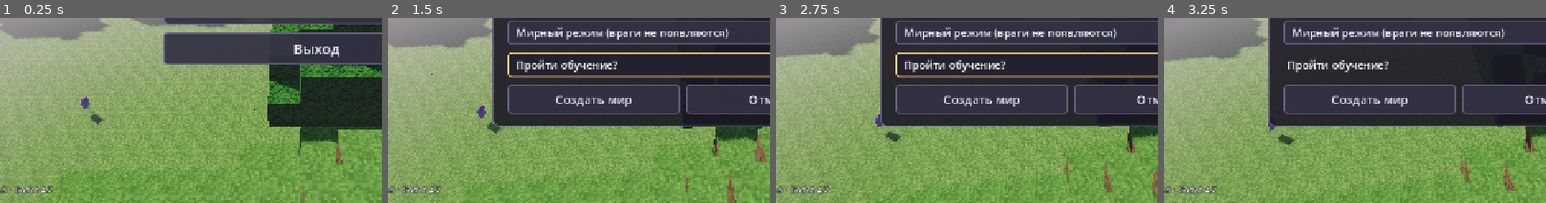
Above: before the commit, frames 1-4 (left to right).
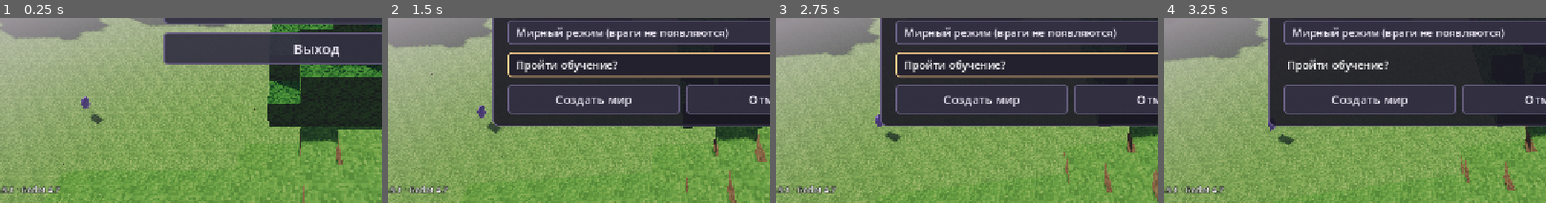
Above: after the commit, the same moments.

Repository: Dre1km0ns/sonnaya-stroyka
Game: Godot game, scene res://scenes/main_menu.tscn
The game is run twice, just before and just after one commit, with the same random seed, the same clock (stepped at 60 frames per second) and the same inputs.
Inputs (mouse positions are % of the whole screen's width and height, from its top left):
- Up to frame 1 (0.25 s): no input
- Up to frame 2 (1.5 s): click "Играть" at 0.5 s; click (50, 39) at 1.27 s; type "12" at 1.35 s
- Up to frame 3 (2.75 s): tap Enter at 2 s; move the mouse to (72, 36) at 2.02 s; hold D (move_right) from 2.03 s (still down); tap Q (anchor_place) at 2.1 s; click (72, 36) at 2.17 s; tap Space (jump) at 2.27 s
- Up to frame 4 (3.25 s): release D (move_right) at 2.75 s; drag from (30, 48) to (45, 65) at 2.77 s
The pictures show only the part of the screen within x 11-61%, y 50-100%; the shares and areas given below are measured in that part.

The runs differ from the first frame. In frame 1, 0.4% of the frame differs, in the area x 2-16%, y 90-95%; in frame 2, 0.4%; in frame 3, 0.4%; in frame 4, 0.4%.

Commit message:
v0.9.1: Kenney pickaxe, pixel crack masks and moon migration

Diff:
--- a/project.godot
+++ b/project.godot
@@ -1,9 +1,9 @@
 ; Engine configuration file.
-; Godot 4.7 — Сонная стройка (Dream Building) v0.9 caves, depth 30, flowing water, split inventories, bed/pillow, lathe, boss «Анаконда»
+; Godot 4.7 — Сонная стройка (Dream Building) v0.9.1 caves, depth 30, flowing water, split inventories, bed/pillow, lathe, boss «Анаконда»
 config_version=5
 
 [application]
-config/name="Сонная стройка v0.9"
+config/name="Сонная стройка v0.9.1"
 config/use_custom_user_dir=true
 config/custom_user_dir_name="sonnaya_stroyka"
 config/description="Dual-world sandbox: build in Dream, anchor what survives into Wake."
--- a/scripts/block_tex.gd
+++ b/scripts/block_tex.gd
@@ -310,19 +310,7 @@
 	st.begin(Mesh.PRIMITIVE_TRIANGLES)
 	var head := "stone" if kind.ends_with("2") else "planks"
 	if kind.begins_with("pickaxe"):
-		var steel := kind.ends_with("2")
-		var texture := "tool_stone" if steel else "tool_wood"
-		_mesh_part(st,"tool_wood",Vector3(-0.045,-0.5,-0.045),Vector3(0.09,0.86,0.09))
-		_mesh_part(st,"log",Vector3(-0.058,-0.49,-0.058),Vector3(0.116,0.065,0.116))
-		# Joined angled beams: a continuous curved pick-head, never floating stair fragments.
-		for sign_x in [-1.0,1.0]:
-			var curve := [Vector3(0,0.35,0),Vector3(sign_x*0.18,0.36,0),Vector3(sign_x*0.33,0.29,0),Vector3(sign_x*0.45,0.10,0)]
-			for i in range(3):
-				_tool_segment(st,texture,curve[i],curve[i+1],0.11-i*0.023,0.14 if steel else 0.11)
-
-		_mesh_part(st,texture,Vector3(-0.08,0.26,-0.07),Vector3(0.16,0.12,0.14))
-		for y in [0.2,0.23]:
-			_mesh_part(st,"planks",Vector3(-0.07,y,-0.07),Vector3(0.14,0.017,0.14))
+		return _kenney_pickaxe_mesh(kind.ends_with("2"))
 
 	else:
 		_mesh_part(st,"log",Vector3(-0.04,-0.4,-0.04),Vector3(0.08,0.24,0.08))
@@ -334,8 +322,31 @@
 	return st.commit()
 
 
-static func _tool_segment(st: SurfaceTool,kind: String,a: Vector3,b: Vector3,thick: float,depth: float) -> void:
-	var direction := b-a
-	var part := cube_mesh(kind,Vector3(direction.length()+0.045,thick,depth))
-	var basis := Basis(Vector3.BACK,atan2(direction.y,direction.x))
-	st.append_from(part,0,Transform3D(basis,(a+b)*0.5))
+# Ready-made CC0 geometry: Kenney / Survival Kit, original GLB kept in assets/models.
+# Only UV/material adaptation and scale/grip translation; no hand-made replacement mesh.
+static func _kenney_pickaxe_mesh(stone: bool) -> ArrayMesh:
+	var source: PackedScene = load("res://assets/models/kenney/pickaxe.glb")
+	var model := source.instantiate()
+	var parts := model.find_children("*","MeshInstance3D",true,false)
+	var source_mesh: Mesh = (model as MeshInstance3D).mesh if model is MeshInstance3D else parts[0].mesh
+	var result := ArrayMesh.new()
+	for surface in range(source_mesh.get_surface_count()):
+		var arrays := source_mesh.surface_get_arrays(surface)
+		var vertices: PackedVector3Array = arrays[Mesh.ARRAY_VERTEX]
+		var uvs := PackedVector2Array()
+		for i in range(vertices.size()):
+			var v := vertices[i]
+			uvs.append(Vector2((v.x+0.013)/0.026,(0.20-v.y)/0.20) if surface==0 else Vector2((v.x+0.09)/0.18,(0.24-v.y)/0.08))
+			vertices[i] = (v-Vector3(0,0.07,0))*4.0
+		arrays[Mesh.ARRAY_VERTEX] = vertices
+		arrays[Mesh.ARRAY_TEX_UV] = uvs
+		result.add_surface_from_arrays(Mesh.PRIMITIVE_TRIANGLES,arrays)
+		var mat := StandardMaterial3D.new()
+		var name := "handle" if surface==0 else ("stone_head" if stone else "wood_head")
+		mat.albedo_texture = load("res://assets/textures/pickaxe_%s.png" % name)
+		mat.texture_filter = BaseMaterial3D.TEXTURE_FILTER_NEAREST
+		mat.albedo_color = Color(0.83,0.83,0.83) if surface==0 else (Color(0.72,0.72,0.72) if stone else Color(0.82,0.82,0.82))
+		mat.roughness = 1.0
+		result.surface_set_material(surface,mat)
+	model.free()
+	return result
--- a/scripts/build_controller.gd
+++ b/scripts/build_controller.gd
@@ -444,6 +444,10 @@
 			tool.position = Vector3(0.02,0.04,-0.12)
 		tool.rotation_degrees = Vector3(-20, 20, -28)
 		tool.scale = Vector3.ONE * 0.6
+		if id.begins_with("pickaxe"):
+			tool.position = Vector3(0.08,-0.16,-0.08)
+			tool.rotation_degrees = Vector3(-12,-24,25)
+			tool.scale = Vector3.ONE*0.58
 		_hand_root.add_child(tool)
 		match id:
 			"pickaxe": _pickaxe_view = tool
--- a/scripts/day_cycle.gd
+++ b/scripts/day_cycle.gd
@@ -14,7 +14,7 @@
 
 const SUN_MAX_ENERGY := 1.15
 ## v0.7: луна ярче — ночью без факелов видно силуэты мира.
-const MOON_MAX_ENERGY := 0.47
+const MOON_MAX_ENERGY := 0.56
 var moon_energy := MOON_MAX_ENERGY
 const MOON_COLOR := Color(0.62, 0.72, 1.0)
 
--- a/scripts/game_state.gd
+++ b/scripts/game_state.gd
@@ -141,7 +141,7 @@
 var last_hint: String = ""
 var awake_time: float = 0.0
 var day_time: float = 0.0
-var moon_energy := 0.47
+var moon_energy := 0.56
 var craft_menu_open: bool = false
 var inventory_open: bool = false
 var paused: bool = false
@@ -296,7 +296,7 @@
 	pillow_open = false
 	_boss_count = 0
 	_hp_regen_cd = 0.0
-	moon_energy = 0.47
+	moon_energy = 0.56
 	day_time = NEW_WORLD_TIME
 	player_hp = PLAYER_MAX_HP
 	_combo_log = []
@@ -1817,6 +1817,7 @@
 		"beacons": beacons,
 		"day_time": day_time,
 		"moon_energy":moon_energy,
+		"moon_revision":1,
 		"selected_anchor": int(selected_anchor),
 		"selected_slot": selected_slot,
 		"item_slots": inv_wake.duplicate(true),
@@ -1878,7 +1879,9 @@
 	clarity = float(data.get("clarity", CLARITY_MAX))
 	awake_time = float(data.get("awake_time", 0.0))
 	day_time = float(data.get("day_time", 0.0))
-	moon_energy = clampf(float(data.get("moon_energy",0.47)),0.0,10.0)
+	moon_energy = clampf(float(data.get("moon_energy",0.56)),0.0,10.0)
+	# Migrate the old default once. Explicit console values in v0.9.1 remain saved.
+	if int(data.get("moon_revision",0))<1 and is_equal_approx(moon_energy,0.47): moon_energy = 0.56
 	world_seed_wake = _seed_val(data.get("world_seed_wake", null), world_seed_wake if world_folder != "" else 1337)
 	world_seed_dream = _seed_val(data.get("world_seed_dream", null), world_seed_dream if world_folder != "" else 9001)
 	if data.has("world_seed"):
--- a/scripts/main.gd
+++ b/scripts/main.gd
@@ -1172,7 +1172,7 @@
 	get_tree().quit(0)
 
 func _want_shots09() -> bool:
-	return "--shots09" in OS.get_cmdline_user_args()
+	return "--shots09" in OS.get_cmdline_user_args() or "--shots091" in OS.get_cmdline_user_args()
 
 func _v09_camera(at: Vector3,from: Vector3) -> void:
 	_v7_goto(from)
@@ -1180,6 +1180,9 @@
 	player.camera.look_at(at,Vector3.UP)
 
 func _capture_v09() -> void:
+	if "--shots091" in OS.get_cmdline_user_args():
+		await _capture_v091()
+		return
 	await _wait(1.0)
 	var console := get_tree().get_first_node_in_group("dev_console")
 	console.execute("god")
@@ -1266,3 +1269,37 @@
 	await _save_shot("v09_moon047.png")
 	print("SHOT09 complete")
 	get_tree().quit(0)
+
+func _capture_v091() -> void:
+	await _wait(1.0)
+	var console := get_tree().get_first_node_in_group("dev_console")
+	console.execute("god")
+	console.execute("time day")
+	GameState.tutorial_enabled = false
+	console.execute("fill air -3 0 4 8 7 13")
+	console.execute("fill stone 2 0 8 2 1 8")
+	_v09_camera(Vector3(2.5,1.4,8.5),Vector3(2.5,0.0,11.3))
+	build.set_process(false)
+	_v7_select("pickaxe")
+	build._update_hand_tools()
+	await _wait(0.5)
+	await _save_shot("v091_pickaxe_held_wood.png")
+	_v7_select("pickaxe2")
+	build._update_hand_tools()
+	await _wait(0.35)
+	await _save_shot("v091_pickaxe_held.png")
+	# Actual mining-clock driven progress, not a screenshot-only textured prop.
+	build._mine_elapsed = 0.0
+	build._tick_mining(1.1)
+	await _wait(0.2)
+	await _save_shot("v091_cracks_ingame.png")
+	_v09_camera(Vector3(2.5,1.5,8.5),Vector3(4.7,3.0,11.6))
+	build._hand_root.hide()
+	await _wait(0.2)
+	await _save_shot("v091_cracks_corner.png")
+	build.cracks.hide()
+	console.execute("time night")
+	await _wait(0.2)
+	await _save_shot("v091_moon056.png")
+	print("SHOT091 complete")
+	get_tree().quit(0)
--- a/scripts/main_menu.gd
+++ b/scripts/main_menu.gd
@@ -159,7 +159,7 @@
 	for k in _screens.keys():
 		_ui.add_child(_screens[k])
 	var ver := Label.new()
-	ver.text = "Сонная стройка v0.9 · Godot 4.7"
+	ver.text = "Сонная стройка v0.9.1 · Godot 4.7"
 	ver.set_anchors_and_offsets_preset(Control.PRESET_BOTTOM_LEFT)
 	ver.offset_left = 14
 	ver.offset_top = -32
--- a/scripts/mining_cracks.gd
+++ b/scripts/mining_cracks.gd
@@ -10,9 +10,9 @@
 	mesh = tex.stream_to_mesh(stream,_mat)
 	_mat.transparency = BaseMaterial3D.TRANSPARENCY_ALPHA
 	_mat.shading_mode = BaseMaterial3D.SHADING_MODE_UNSHADED
-	_mat.albedo_color = Color(0.28,0.22,0.17,0.94)
+	_mat.albedo_color = Color.WHITE
 	_mat.texture_filter = BaseMaterial3D.TEXTURE_FILTER_NEAREST
-	_mat.cull_mode = BaseMaterial3D.CULL_DISABLED
+	_mat.cull_mode = BaseMaterial3D.CULL_BACK
 	_mat.render_priority = 1
 	material_override = _mat
 	cast_shadow = GeometryInstance3D.SHADOW_CASTING_SETTING_OFF
--- a/scripts/slot_view.gd
+++ b/scripts/slot_view.gd
@@ -33,7 +33,7 @@
 	_icon.expand_mode = TextureRect.EXPAND_IGNORE_SIZE
 	_icon.stretch_mode = TextureRect.STRETCH_KEEP_ASPECT_CENTERED
 	_icon.mouse_filter = Control.MOUSE_FILTER_IGNORE
-	_icon.texture_filter = CanvasItem.TEXTURE_FILTER_LINEAR
+	_icon.texture_filter = CanvasItem.TEXTURE_FILTER_NEAREST
 	add_child(_icon)
 	_count = Label.new()
 	_count.set_anchors_and_offsets_preset(Control.PRESET_TOP_RIGHT)
--- a/scripts/smoke_test.gd
+++ b/scripts/smoke_test.gd
@@ -602,11 +602,13 @@
 		push_error("SMOKE: FAILED asserts at lines %s" % str(_fails))
 		quit(1)
 		return
-	print("SMOKE: OK v0.9 transferred=%d dust_result=%d mutations=%d nails=%d wedges=%d a3=%d chunks=%d enemies=%d ghosts=%d lakes=%d ruins=%d reagents=%d ruin_max=%d save=1 exits=%d persist=%d hill4=%d night=1 torch=1 sword=1 boss=1 drops=1 music=1 col=0 mine=1 tools=1 bossbar=1" % [
+	print("SMOKE: OK v0.9.1 transferred=%d dust_result=%d mutations=%d nails=%d wedges=%d a3=%d chunks=%d enemies=%d ghosts=%d lakes=%d ruins=%d reagents=%d ruin_max=%d save=1 exits=%d persist=%d hill4=%d night=1 torch=1 sword=1 boss=1 drops=1 music=1 col=0 mine=1 tools=1 bossbar=1" % [
 		int(result["transferred"]), int(result["dust"]), int(result["mutations"]), gs.nails, gs.wedges, gs.anchors3,
 		cm.get_loaded_count(), enemy_count, ghost_count, cm.count_loaded_lakes(), cm.count_loaded_ruins(),
 		cm.count_loaded_reagents(), max_ruin_reagents, gs_m.dream_exit_count, persist_count, 1 if found_h4 else 0
 	])
+	# Quiesce old fixtures: no mob may start a new sound during audio teardown.
+	paused = true
 	# Остановить тестовые звуки и дать аудиопотоку освободить playback до закрытия движка.
 	for audio in root.find_children("*","AudioStreamPlayer",true,false)+root.find_children("*","AudioStreamPlayer3D",true,false):
 		audio.stop()
@@ -1180,7 +1182,7 @@
 	_a(load("res://scripts/seam_creature.gd").HIT_DAMAGE > 0 and load("res://scripts/enemy_ghost.gd").HIT_DAMAGE > 0, 1162)
 	# --- Луна ярче ---
 	var dcs: GDScript = load("res://scripts/day_cycle.gd")
-	_a(is_equal_approx(dcs.MOON_MAX_ENERGY,0.47),1165)
+	_a(is_equal_approx(dcs.MOON_MAX_ENERGY,0.56),1165)
 	# --- Мир: 30 уровней вниз, бедрок y=-31, пещеры/гнёзда, вода ---
 	_a(G.BEDROCK_Y == -31, 1167)
 	var anchor := Node3D.new()
@@ -1933,6 +1935,26 @@
 		scene.build.cracks.show_progress(Vector3i(5,2,8),float(i)/10+0.01)
 		_a(scene.build.cracks.stage==i and scene.build.cracks.visible and scene.build.cracks._textures[i]!=null,9049)
 	scene.build.cracks.hide()
+	# v0.9.1: real imported model geometry, materials, filtering and ten sparse alpha masks.
+	var bt091: GDScript = load("res://scripts/block_tex.gd")
+	for tool in ["pickaxe","pickaxe2"]:
+		var mesh091: ArrayMesh = bt091.tool_mesh(tool)
+		_a(mesh091.get_surface_count()==2 and mesh091.surface_get_arrays(0)[Mesh.ARRAY_VERTEX].size()==36,9100)
+		_a(mesh091.surface_get_material(0).texture_filter==BaseMaterial3D.TEXTURE_FILTER_NEAREST,9101)
+	var prev_pixels := 0
+	for texture in scene.build.cracks._textures:
+		var im: Image = texture.get_image()
+		var pixels := 0
+		_a(im.get_width()==16 and im.get_height()==16,9102)
+		for y in range(16):
+			for x in range(16):
+				var color := im.get_pixel(x,y)
+				if color.a>0:
+					pixels += 1
+					_a(color.a>=0.6 and color.a<=0.8 and color.r<0.15,9103)
+		_a(pixels>prev_pixels and pixels<130,9104)
+		prev_pixels = pixels
+	_a(scene.build.cracks._mat.albedo_color==Color.WHITE,9105)
 	# Fog distance and far plane really follow render distance.
 	var settings: Node = root.get_node("GameSettings")
 	var old_r: int = settings.render_distance
@@ -1992,5 +2014,14 @@
 	await process_frame
 	current_scene = null
 	G.reset_state()
+	var moon_old: Dictionary = G.to_save_dict()
+	moon_old.erase("moon_revision")
+	moon_old.moon_energy = 0.47
+	G.apply_save_dict(moon_old)
+	_a(is_equal_approx(G.moon_energy,0.56),9106)
+	G.moon_energy = 0.47
+	G.apply_save_dict(G.to_save_dict())
+	_a(is_equal_approx(G.moon_energy,0.47),9107)
+	G.reset_state()
 	_v09_done = true
 	print("SMOKE: v0.9 checks done")
Not shown, changed: assets/LICENSE.txt
Binary file changed: assets/icons/pickaxe.png
Binary file changed: assets/icons/pickaxe2.png
Not shown, added: assets/models/kenney/LICENSE.txt
Binary file added: assets/models/kenney/pickaxe.glb
Not shown, added: assets/models/kenney/pickaxe.glb.import
Binary file changed: assets/textures/crack_0.png
Binary file changed: assets/textures/crack_1.png
Binary file changed: assets/textures/crack_2.png
Binary file changed: assets/textures/crack_3.png
Binary file changed: assets/textures/crack_4.png
Binary file changed: assets/textures/crack_5.png
(and 12 more such lines)
